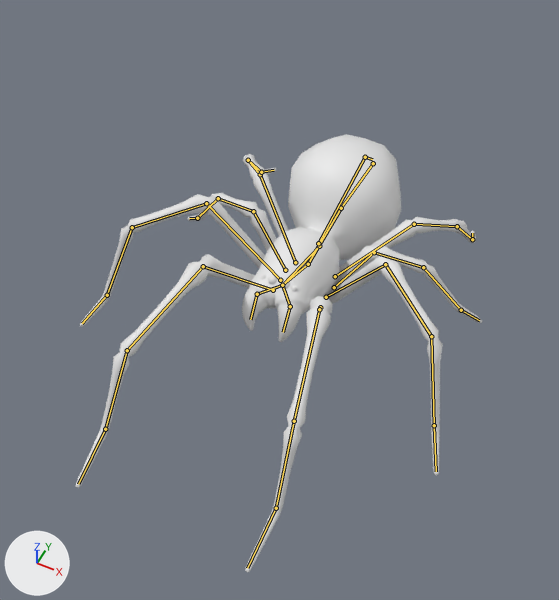
What one commit did to the Blender file AssetSrc/spider skin.blend.
Both versions are drawn from a camera (50 mm lens) standing at (1.74, -4.01, 4.84) and looking at (0.14, -0.79, 0.83). Every picture has the same lights, and +X, +Y and +Z are marked at lower left. The bones that bend it are drawn over the model as lines.

The first picture shows 'body-and-legs', 'eyes'.
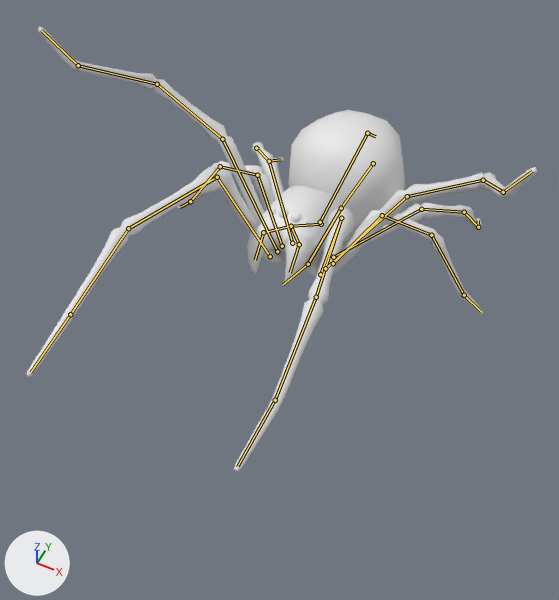
The newer file adds an action. The first version stands in its rest pose; the second is drawn at frame 25 of the action 'attack'.

Changed parts and their boxes [x1, y1, x2, y2] in the pictures (559 x 600 px):
```json
{"object": "body-and-legs", "change": "posed", "before": [75, 134, 482, 572], "after": [26, 27, 537, 472], "on screen": "25% wider"}
{"object": "eyes", "change": "posed", "before": [260, 270, 298, 291], "after": [270, 205, 310, 226]}
{"bone": "Head", "before": "(319, 246) to (282, 285)", "after": "(321, 224) to (291, 226)"}
{"bone": "Butt", "before": "(318, 243) to (365, 157)", "after": "(320, 222) to (367, 133)"}
{"bone": "Leg1.S3.L", "before": "(294, 421) to (276, 508)", "after": "(316, 297) to (275, 400)"}
{"bone": "Leg1.S4.L", "before": "(276, 508) to (247, 568)", "after": "(275, 400) to (237, 466)"}
{"bone": "Leg2.S1.L", "before": "(326, 297) to (385, 264)", "after": "(325, 268) to (407, 196)"}
{"bone": "Leg2.S2.L", "before": "(385, 264) to (431, 336)", "after": "(407, 196) to (483, 180)"}
{"bone": "Leg3.S1.L", "before": "(334, 287) to (374, 252)", "after": "(333, 263) to (382, 215)"}
{"bone": "Leg1.S3.R", "before": "(127, 350) to (105, 429)", "after": "(128, 228) to (70, 314)"}
{"bone": "Leg1.S4.R", "before": "(105, 429) to (78, 484)", "after": "(70, 314) to (30, 372)"}
{"bone": "Leg2.S1.R", "before": "(280, 280) to (206, 203)", "after": "(277, 251) to (222, 139)"}
{"bone": "Leg2.S2.R", "before": "(206, 203) to (132, 227)", "after": "(222, 139) to (157, 84)"}
{"bone": "Leg3.S1.R", "before": "(285, 270) to (253, 211)", "after": "(282, 246) to (257, 175)"}
{"bone": "Leg4.S1.L", "before": "(335, 276) to (414, 224)", "after": "(333, 257) to (421, 209)"}
{"bone": "Leg4.S2.L", "before": "(414, 224) to (457, 226)", "after": "(421, 209) to (464, 212)"}
{"bone": "Leg4.S1.R", "before": "(295, 262) to (260, 174)", "after": "(292, 243) to (269, 161)"}
{"bone": "Leg4.S2.R", "before": "(260, 174) to (248, 160)", "after": "(269, 161) to (256, 148)"}
{"bone": "Fangbase.L", "before": "(282, 285) to (290, 306)", "after": "(291, 226) to (299, 244)"}
```

The change, as JSON lines over the scene's bpy script:
```json
{"block": "bone_head", "where": "bone_head = bpy.data.objects['spider_rig'].pose.bones['Head']"}
{"op": "set", "path": "bone_head.location", "old": "(0.0, 0.0, 0.0)", "new": "(0.0, 0.067, -0.233)"}
{"op": "set", "path": "bone_head.rotation_quaternion", "old": "(1.0, 0.0, 0.0, 0.0)", "new": "(0.981, -0.194, -0.001, 0.0)", "note": "degrees (0, 0, 0) -> degrees (-22, 0, 0)"}
{"block": "bone_butt", "where": "bone_butt = bpy.data.objects['spider_rig'].pose.bones['Butt']  # child of 'Head'"}
{"op": "set", "path": "bone_butt.rotation_quaternion", "old": "(1.0, 0.0, 0.0, 0.0)", "new": "(0.979, 0.203, -0.003, 0.002)", "note": "degrees (0, 0, 0) -> degrees (23, 0, 0)"}
{"block": "bone_leg1_s3_l", "where": "bone_leg1_s3_l = bpy.data.objects['spider_rig'].pose.bones['Leg1.S3.L']  # child of 'Leg1.S2.L'"}
{"op": "set", "path": "bone_leg1_s3_l.rotation_quaternion", "old": "(1.0, 0.0, 0.0, 0.0)", "new": "(0.99, -0.137, -0.009, 0.001)", "note": "degrees (0, 0, 0) -> degrees (-16, -1, 0)"}
{"block": "bone_leg1_s4_l", "where": "bone_leg1_s4_l = bpy.data.objects['spider_rig'].pose.bones['Leg1.S4.L']  # child of 'Leg1.S3.L'"}
{"op": "set", "path": "bone_leg1_s4_l.rotation_quaternion", "old": "(1.0, 0.0, 0.0, 0.0)", "new": "(0.974, 0.227, -0.005, 0.024)", "note": "degrees (0, 0, 0) -> degrees (26, -1, 3)"}
{"block": "bone_leg2_s1_l", "where": "bone_leg2_s1_l = bpy.data.objects['spider_rig'].pose.bones['Leg2.S1.L']  # child of 'Head'"}
{"op": "set", "path": "bone_leg2_s1_l.rotation_quaternion", "old": "(1.0, 0.0, 0.0, 0.0)", "new": "(1.0, 0.0, -0.007, -0.011)", "note": "degrees (0, 0, 0) -> degrees (0, -1, -1)"}
{"block": "bone_leg2_s2_l", "where": "bone_leg2_s2_l = bpy.data.objects['spider_rig'].pose.bones['Leg2.S2.L']  # child of 'Leg2.S1.L'"}
{"op": "set", "path": "bone_leg2_s2_l.rotation_quaternion", "old": "(1.0, 0.0, 0.0, 0.0)", "new": "(0.754, -0.404, -0.517, -0.017)", "note": "degrees (0, 0, 0) -> degrees (-77, -53, 40)"}
{"block": "bone_leg3_s1_l", "where": "bone_leg3_s1_l = bpy.data.objects['spider_rig'].pose.bones['Leg3.S1.L']  # child of 'Head'"}
{"op": "set", "path": "bone_leg3_s1_l.rotation_quaternion", "old": "(1.0, 0.0, 0.0, 0.0)", "new": "(0.999, -0.03, 0.024, 0.031)", "note": "degrees (0, 0, 0) -> degrees (-3, 3, 3)"}
{"block": "bone_leg1_s3_r", "where": "bone_leg1_s3_r = bpy.data.objects['spider_rig'].pose.bones['Leg1.S3.R']  # child of 'Leg1.S2.R'"}
{"op": "set", "path": "bone_leg1_s3_r.rotation_quaternion", "old": "(1.0, 0.0, 0.0, 0.0)", "new": "(0.99, -0.137, 0.009, -0.001)", "note": "degrees (0, 0, 0) -> degrees (-16, 1, 0)"}
{"block": "bone_leg1_s4_r", "where": "bone_leg1_s4_r = bpy.data.objects['spider_rig'].pose.bones['Leg1.S4.R']  # child of 'Leg1.S3.R'"}
{"op": "set", "path": "bone_leg1_s4_r.rotation_quaternion", "old": "(1.0, 0.0, 0.0, 0.0)", "new": "(0.974, 0.227, 0.005, -0.024)", "note": "degrees (0, 0, 0) -> degrees (26, 1, -3)"}
{"block": "bone_leg2_s1_r", "where": "bone_leg2_s1_r = bpy.data.objects['spider_rig'].pose.bones['Leg2.S1.R']  # child of 'Head'"}
{"op": "set", "path": "bone_leg2_s1_r.rotation_quaternion", "old": "(1.0, 0.0, 0.0, 0.0)", "new": "(1.0, 0.0, 0.007, 0.011)", "note": "degrees (0, 0, 0) -> degrees (0, 1, 1)"}
{"block": "bone_leg2_s2_r", "where": "bone_leg2_s2_r = bpy.data.objects['spider_rig'].pose.bones['Leg2.S2.R']  # child of 'Leg2.S1.R'"}
{"op": "set", "path": "bone_leg2_s2_r.rotation_quaternion", "old": "(1.0, 0.0, 0.0, 0.0)", "new": "(0.754, -0.404, 0.517, 0.017)", "note": "degrees (0, 0, 0) -> degrees (-77, 53, -40)"}
{"block": "bone_leg3_s1_r", "where": "bone_leg3_s1_r = bpy.data.objects['spider_rig'].pose.bones['Leg3.S1.R']  # child of 'Head'"}
{"op": "set", "path": "bone_leg3_s1_r.rotation_quaternion", "old": "(1.0, 0.0, 0.0, 0.0)", "new": "(0.999, -0.03, -0.024, -0.031)", "note": "degrees (0, 0, 0) -> degrees (-3, -3, -3)"}
{"block": "bone_leg4_s1_l", "where": "bone_leg4_s1_l = bpy.data.objects['spider_rig'].pose.bones['Leg4.S1.L']  # child of 'Head'"}
{"op": "set", "path": "bone_leg4_s1_l.rotation_quaternion", "old": "(1.0, 0.0, 0.0, 0.0)", "new": "(0.995, 0.075, -0.061, 0.008)", "note": "degrees (0, 0, 0) -> degrees (9, -7, 0)"}
{"block": "bone_leg4_s2_l", "where": "bone_leg4_s2_l = bpy.data.objects['spider_rig'].pose.bones['Leg4.S2.L']  # child of 'Leg4.S1.L'"}
{"op": "set", "path": "bone_leg4_s2_l.rotation_quaternion", "old": "(1.0, 0.0, 0.0, 0.0)", "new": "(0.958, -0.064, 0.18, -0.214)", "note": "degrees (0, 0, 0) -> degrees (-12, 19, -27)"}
{"block": "bone_leg4_s1_r", "where": "bone_leg4_s1_r = bpy.data.objects['spider_rig'].pose.bones['Leg4.S1.R']  # child of 'Head'"}
{"op": "set", "path": "bone_leg4_s1_r.rotation_quaternion", "old": "(1.0, 0.0, 0.0, 0.0)", "new": "(0.995, 0.075, 0.061, -0.008)", "note": "degrees (0, 0, 0) -> degrees (9, 7, 0)"}
{"block": "bone_leg4_s2_r", "where": "bone_leg4_s2_r = bpy.data.objects['spider_rig'].pose.bones['Leg4.S2.R']  # child of 'Leg4.S1.R'"}
{"op": "set", "path": "bone_leg4_s2_r.rotation_quaternion", "old": "(1.0, 0.0, 0.0, 0.0)", "new": "(0.958, -0.064, -0.18, 0.214)", "note": "degrees (0, 0, 0) -> degrees (-12, -19, 27)"}
{"block": "bone_fangbase_l", "where": "bone_fangbase_l = bpy.data.objects['spider_rig'].pose.bones['Fangbase.L']  # child of 'Head'"}
{"op": "set", "path": "bone_fangbase_l.rotation_quaternion", "old": "(1.0, 0.0, 0.0, 0.0)", "new": "(0.994, 0.082, 0.073, -0.009)", "note": "degrees (0, 0, 0) -> degrees (9, 8, 0)"}
```
